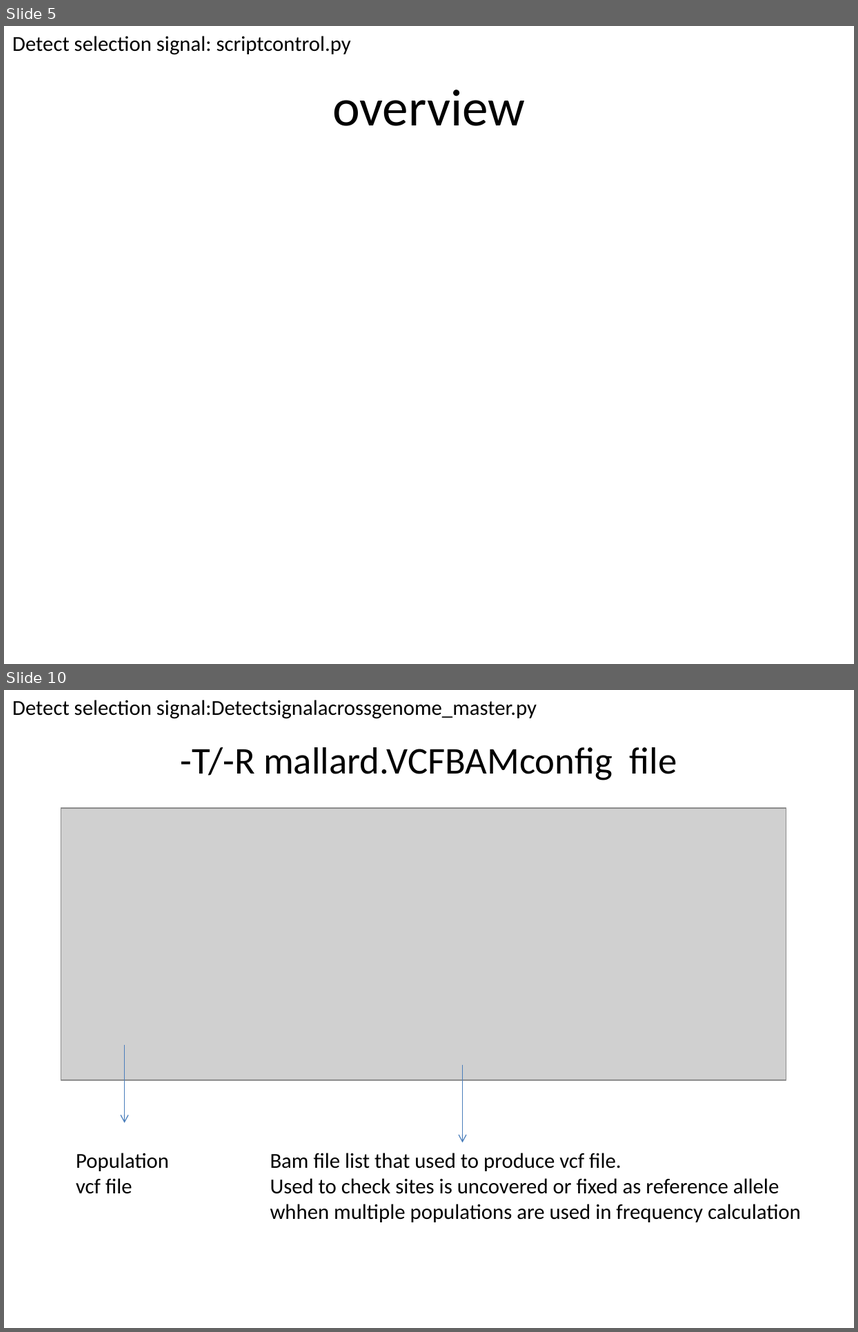
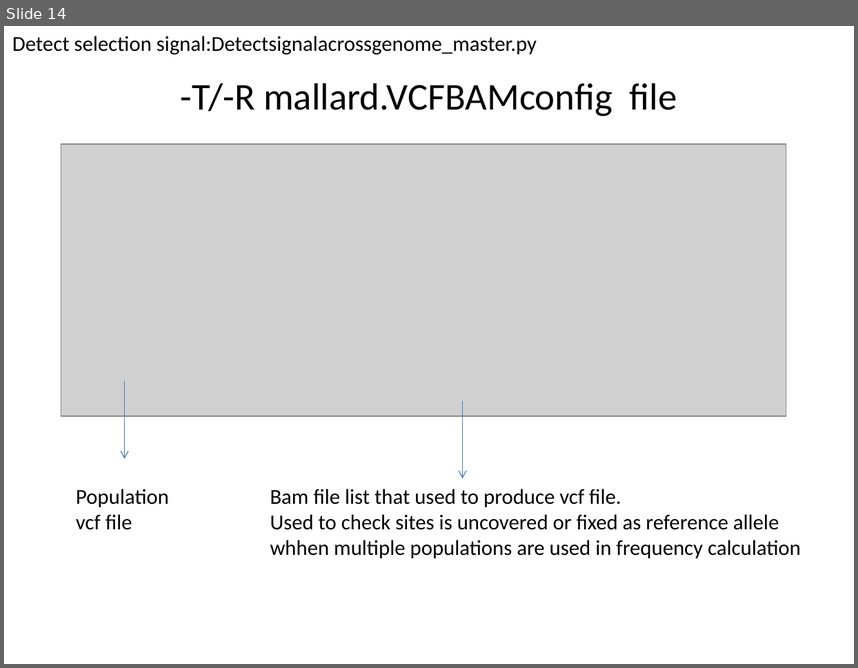
Before and after one commit to vitogump/lifelit, a slide deck: userGuide.pptx. Shown one above the other, each under a label of ours: slides 5 and 10 before the commit, slide 14 after it; the slides between them are not shown. The pictures are 858x1332 and 858x668 pixels, drawn with LibreOffice and Linux fonts; fonts in the diff are those of the drawing; grey boxes stand for pictures. Boxes give left, top, right and bottom in pixels: in the first picture for what was removed or moved away, otherwise in the second. Text is boxed around its words. In the diff, an @@ line names an element or a change of style, - is before the commit and + after.

```diff
--- a/userGuide.pptx
+++ b/userGuide.pptx
@@ slide 5 removed at box(4, 26, 854, 664), background #FFFFFF @@
@@ text removed at box(12, 36, 351, 55) @@
-Detect selection signal: scriptcontrol.py
@@ title removed at box(332, 89, 525, 126) @@
-overview
@@ what was slide 10 is now slide 14 @@
```
Also in this commit, not shown: 9 slides changed, 8 slides added, 1 other slide removed, 3 other files.
